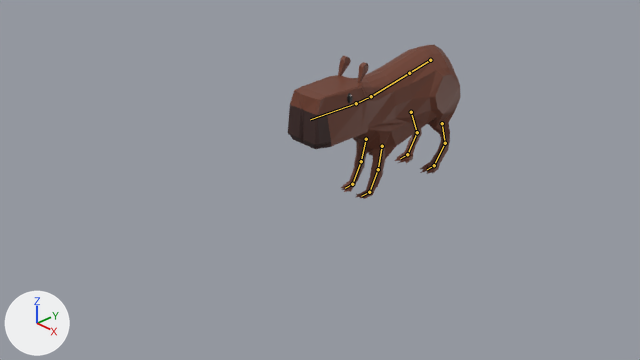
The Blender file asset-sources/Capybara - Moving.blend: old version first, new version second.
Rendered twice from the file's camera 'Camera'. Lighting does not change. The marker at lower left points along +X, +Y and +Z. The bones that bend it are drawn over the model as lines.
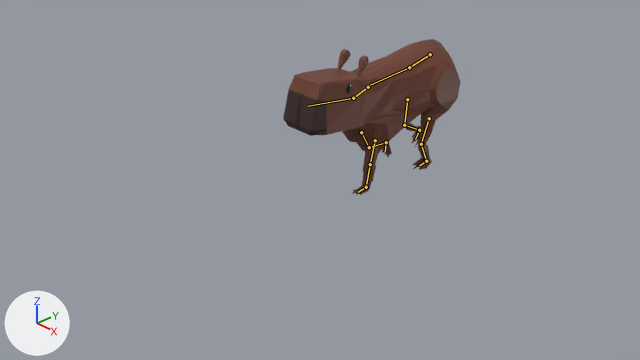
The newer file adds an action. The first version stands in its rest pose; the second is drawn at frame 15 of the action 'Running'.

What differs and where, as boxes (x1, y1, x2, y2) in the pictures (640 x 360 px):
'Cube', posed
    before: (288, 45, 461, 199)
    after: (283, 39, 460, 195)
bone 'Bone', root to tip
    before: (430, 60) to (409, 73)
    after: (430, 54) to (409, 67)
bone 'Bone.001', root to tip
    before: (409, 73) to (371, 96)
    after: (409, 67) to (370, 85)
bone 'Bone.002', root to tip
    before: (371, 96) to (356, 103)
    after: (368, 87) to (353, 98)
bone 'Bone.003', root to tip
    before: (356, 103) to (310, 119)
    after: (353, 98) to (308, 106)
bone 'Arm.l', root to tip
    before: (382, 146) to (378, 169)
    after: (375, 140) to (370, 164)
bone 'arm2.l', root to tip
    before: (378, 169) to (369, 192)
    after: (370, 164) to (366, 187)
bone 'feet.l', root to tip
    before: (369, 192) to (361, 196)
    after: (366, 187) to (358, 192)
bone 'Arm.r', root to tip
    before: (366, 139) to (361, 161)
    after: (361, 132) to (369, 147)
bone 'arm2.r', root to tip
    before: (361, 161) to (352, 184)
    after: (369, 147) to (386, 142)
bone 'feet.r', root to tip
    before: (352, 184) to (345, 188)
    after: (386, 142) to (385, 152)
bone 'barm.l', root to tip
    before: (442, 123) to (445, 143)
    after: (429, 118) to (421, 144)
bone 'barm2.l', root to tip
    before: (445, 143) to (434, 165)
    after: (421, 144) to (426, 161)
bone 'bfeet.l', root to tip
    before: (434, 165) to (427, 169)
    after: (426, 161) to (419, 165)
bone 'barm.r', root to tip
    before: (411, 112) to (417, 132)
    after: (407, 99) to (404, 125)
bone 'barm2.r', root to tip
    before: (417, 132) to (407, 154)
    after: (404, 125) to (419, 130)
bone 'bfeet.r', root to tip
    before: (407, 154) to (400, 158)
    after: (419, 130) to (415, 139)

Patch to the scene script:
```diff
--- a/asset-sources/Capybara - Moving.blend.py
+++ b/asset-sources/Capybara - Moving.blend.py
@@ bone_bone @@
 bone_bone = bpy.data.objects['Armature'].pose.bones['Bone']
-bone_bone.location = (0.0, 0.0, 0.0)
+bone_bone.location = (0.0, -0.01, -0.114)
@@ bone_bone_001 @@
 bone_bone_001 = bpy.data.objects['Armature'].pose.bones['Bone.001']  # child of 'Bone'
-bone_bone_001.rotation_quaternion = (1.0, 0.0, 0.0, 0.0)  # degrees (0, 0, 0)
+bone_bone_001.rotation_quaternion = (0.998, -0.06, 0.0, 0.0)  # degrees (-7, 0, 0)
@@ bone_bone_002 @@
 bone_bone_002 = bpy.data.objects['Armature'].pose.bones['Bone.002']  # child of 'Bone.001'
-bone_bone_002.location = (0.0, 0.0, 0.0)
-bone_bone_002.rotation_quaternion = (1.0, 0.0, 0.0, 0.0)  # degrees (0, 0, 0)
+bone_bone_002.location = (0.0, 0.049, 0.029)
+bone_bone_002.rotation_quaternion = (0.985, 0.171, 0.0, 0.0)  # degrees (20, 0, 0)
@@ bone_bone_003 @@
 bone_bone_003 = bpy.data.objects['Armature'].pose.bones['Bone.003']  # child of 'Bone.002'
-bone_bone_003.rotation_quaternion = (1.0, 0.0, 0.0, 0.0)  # degrees (0, 0, 0)
+bone_bone_003.rotation_quaternion = (0.98, -0.175, 0.0, 0.0)  # degrees (-20, 0, 0)
@@ bone_arm_l @@
 bone_arm_l = bpy.data.objects['Armature'].pose.bones['Arm.l']  # child of 'Bone.001'
-bone_arm_l.location = (0.0, 0.0, 0.0)
-bone_arm_l.rotation_quaternion = (1.0, 0.0, 0.0, 0.0)  # degrees (0, 0, 0)
+bone_arm_l.location = (0.002, 0.07, 0.028)
+bone_arm_l.rotation_quaternion = (0.999, -0.04, 0.001, 0.0)  # degrees (-5, 0, 0)
@@ bone_arm2_l @@
 bone_arm2_l = bpy.data.objects['Armature'].pose.bones['arm2.l']  # child of 'Arm.l'
-bone_arm2_l.rotation_quaternion = (1.0, 0.0, 0.0, 0.0)  # degrees (0, 0, 0)
+bone_arm2_l.rotation_quaternion = (0.99, -0.158, 0.0, 0.0)  # degrees (-18, 0, 0)
@@ bone_feet_l @@
 bone_feet_l = bpy.data.objects['Armature'].pose.bones['feet.l']  # child of 'arm2.l'
-bone_feet_l.rotation_quaternion = (1.0, 0.0, 0.0, 0.0)  # degrees (0, 0, 0)
+bone_feet_l.rotation_quaternion = (0.994, 0.095, 0.0, 0.0)  # degrees (11, 0, 0)
@@ bone_arm_r @@
 bone_arm_r = bpy.data.objects['Armature'].pose.bones['Arm.r']  # child of 'Bone.001'
-bone_arm_r.location = (0.0, 0.0, 0.0)
-bone_arm_r.rotation_quaternion = (1.0, 0.0, 0.0, 0.0)  # degrees (0, 0, 0)
+bone_arm_r.location = (-0.001, 0.04, -0.04)
+bone_arm_r.rotation_quaternion = (0.904, -0.428, -0.014, -0.004)  # degrees (-51, -2, 0)
@@ bone_arm2_r @@
 bone_arm2_r = bpy.data.objects['Armature'].pose.bones['arm2.r']  # child of 'Arm.r'
-bone_arm2_r.rotation_quaternion = (1.0, 0.0, 0.0, 0.0)  # degrees (0, 0, 0)
+bone_arm2_r.rotation_quaternion = (0.826, -0.567, 0.0, 0.0)  # degrees (-69, 0, 0)
@@ bone_feet_r @@
 bone_feet_r = bpy.data.objects['Armature'].pose.bones['feet.r']  # child of 'arm2.r'
-bone_feet_r.rotation_quaternion = (1.0, 0.0, 0.0, 0.0)  # degrees (0, 0, 0)
+bone_feet_r.rotation_quaternion = (0.966, 0.255, 0.0, 0.0)  # degrees (30, 0, 0)
@@ bone_barm_l @@
 bone_barm_l = bpy.data.objects['Armature'].pose.bones['barm.l']  # child of 'Bone'
-bone_barm_l.location = (0.0, 0.0, 0.0)
-bone_barm_l.rotation_quaternion = (1.0, 0.0, 0.0, 0.0)  # degrees (0, 0, 0)
+bone_barm_l.location = (0.323, -0.225, -0.016)
+bone_barm_l.rotation_quaternion = (0.95, 0.0, 0.022, -0.312)  # degrees (-1, 2, -36)
@@ bone_barm2_l @@
 bone_barm2_l = bpy.data.objects['Armature'].pose.bones['barm2.l']  # child of 'barm.l'
-bone_barm2_l.rotation_quaternion = (1.0, 0.0, 0.0, 0.0)  # degrees (0, 0, 0)
+bone_barm2_l.rotation_quaternion = (0.674, 0.0, -0.03, 0.738)  # degrees (-3, -2, 95)
@@ bone_bfeet_l @@
 bone_bfeet_l = bpy.data.objects['Armature'].pose.bones['bfeet.l']  # child of 'barm2.l'
-bone_bfeet_l.rotation_quaternion = (1.0, 0.0, 0.0, 0.0)  # degrees (0, 0, 0)
+bone_bfeet_l.rotation_quaternion = (0.874, 0.0, 0.0, -0.484)  # degrees (0, 0, -58)
@@ bone_barm_r @@
 bone_barm_r = bpy.data.objects['Armature'].pose.bones['barm.r']  # child of 'Bone'
-bone_barm_r.location = (0.0, 0.0, 0.0)
-bone_barm_r.rotation_quaternion = (1.0, 0.0, 0.0, 0.0)  # degrees (0, 0, 0)
+bone_barm_r.location = (0.037, -0.225, 0.014)
+bone_barm_r.rotation_quaternion = (0.97, 0.0, -0.015, -0.244)  # degrees (0, -2, -28)
@@ bone_barm2_r @@
 bone_barm2_r = bpy.data.objects['Armature'].pose.bones['barm2.r']  # child of 'barm.r'
-bone_barm2_r.rotation_quaternion = (1.0, 0.0, 0.0, 0.0)  # degrees (0, 0, 0)
+bone_barm2_r.rotation_quaternion = (0.482, 0.001, 0.036, 0.876)  # degrees (4, 2, 122)
@@ bone_bfeet_r @@
 bone_bfeet_r = bpy.data.objects['Armature'].pose.bones['bfeet.r']  # child of 'barm2.r'
-bone_bfeet_r.rotation_quaternion = (1.0, 0.0, 0.0, 0.0)  # degrees (0, 0, 0)
+bone_bfeet_r.rotation_quaternion = (0.926, 0.0, 0.0, -0.358)  # degrees (0, 0, -42)
```
